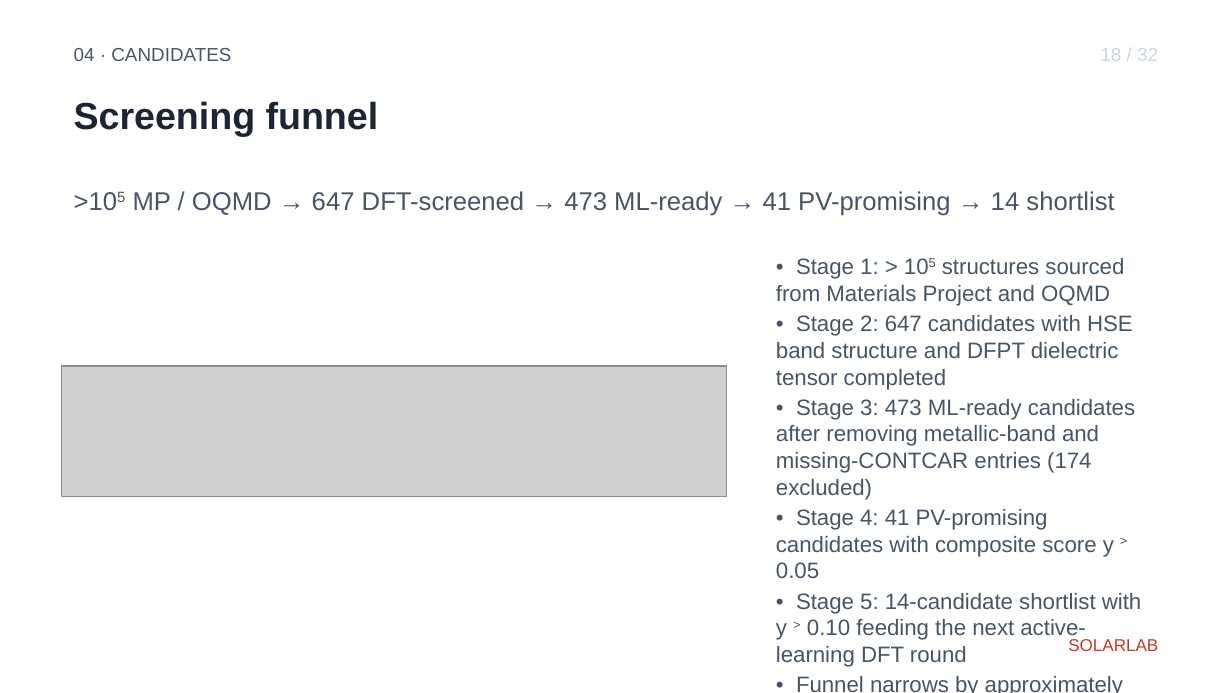
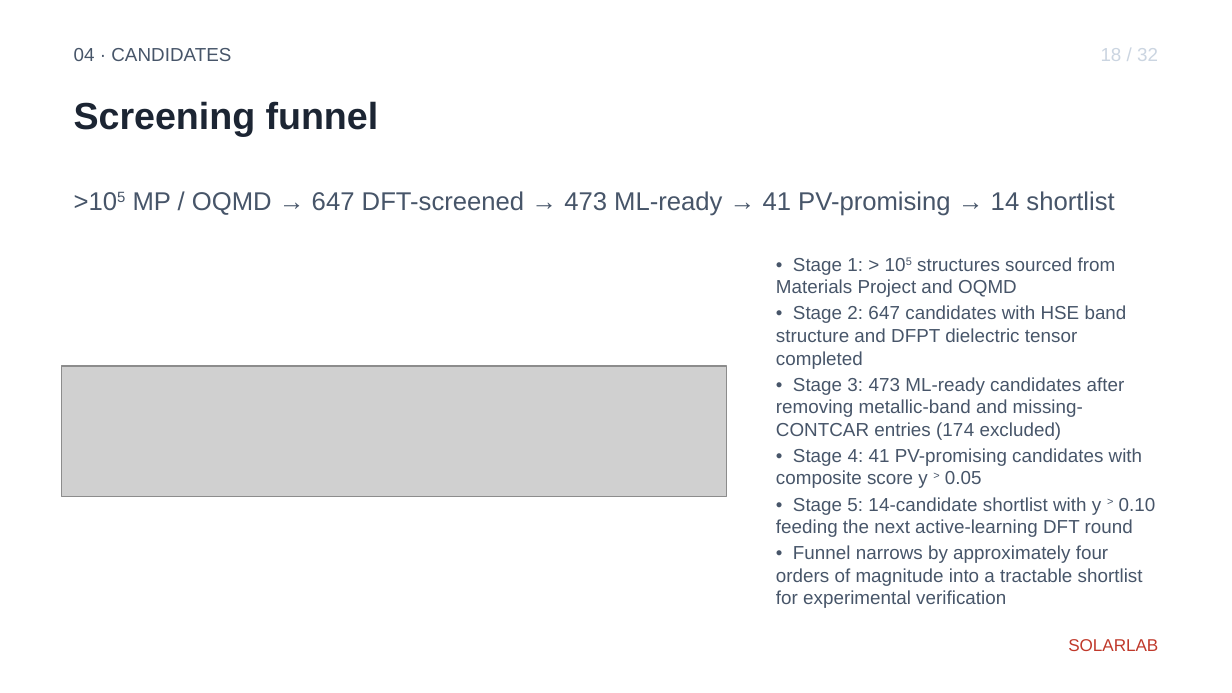
Before and after one commit to ShaneLogic/SolarLab, a slide deck: slide 22 of presentations/jmi-2026/output/jmi-2026.pptx. Drawn at 1232x693 pixels with LibreOffice and Linux fonts; fonts in the diff are those of the drawing; grey boxes stand for pictures. Boxes give left, top, right and bottom in pixels: in the first picture for what was removed or moved away, otherwise in the second. Text is boxed around its words. In the diff, an @@ line names an element or a change of style, - is before the commit and + after.

```diff
--- a/presentations/jmi-2026/output/jmi-2026.pptx
+++ b/presentations/jmi-2026/output/jmi-2026.pptx
@@ text "• Stage 1: > 105 ..." at (776, 257, 1156, 608): size 13 to 11 pt @@
```
Also in this commit, not shown: 11 other slides changed, 7 other files.
